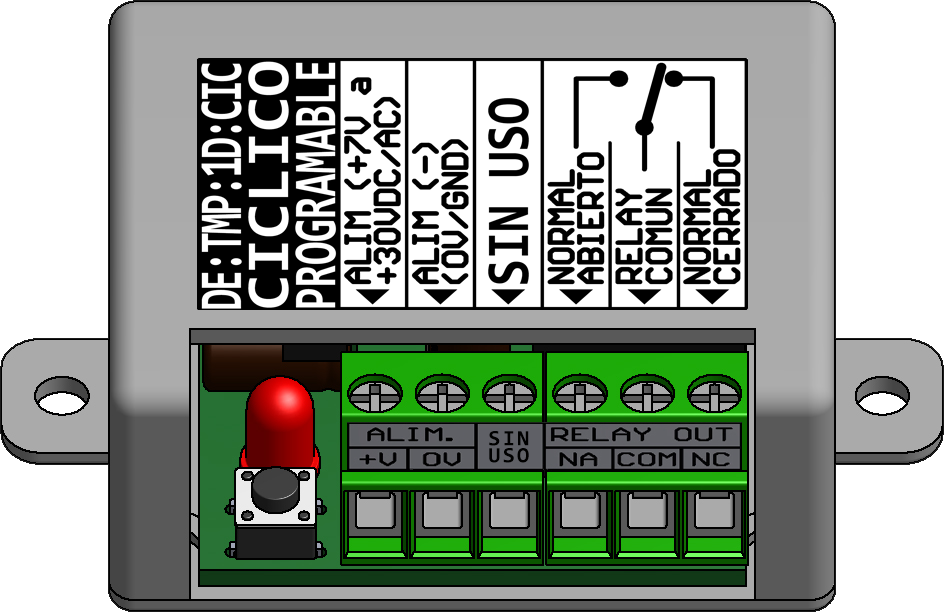
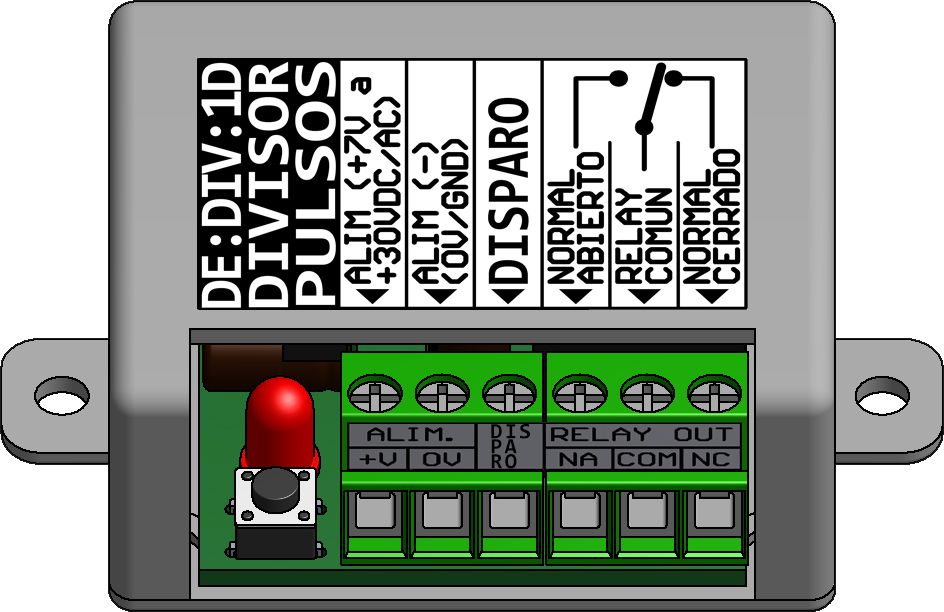
Layers edited between the first and the second 944px x 612px image:
showed "disparo" over [491, 424, 530, 469]
hid "sin uso" over [489, 431, 529, 463]
added layer "Layer 1" above "etiq_dton" over [197, 58, 748, 310]
added layer "etiq_dton" above "etiq_cic" over [197, 58, 748, 310]
hid "etiq_cic" over [197, 58, 748, 310]
hid "etiq_prc" over [197, 58, 748, 310]